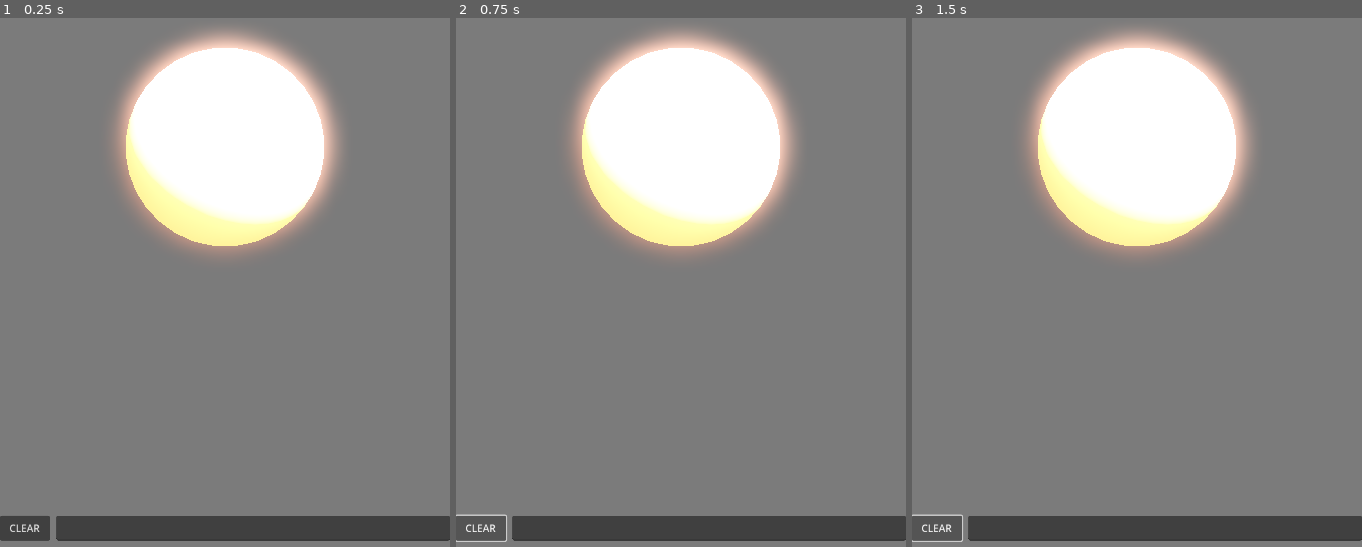
Above: before the commit, frames 1-3 (left to right).
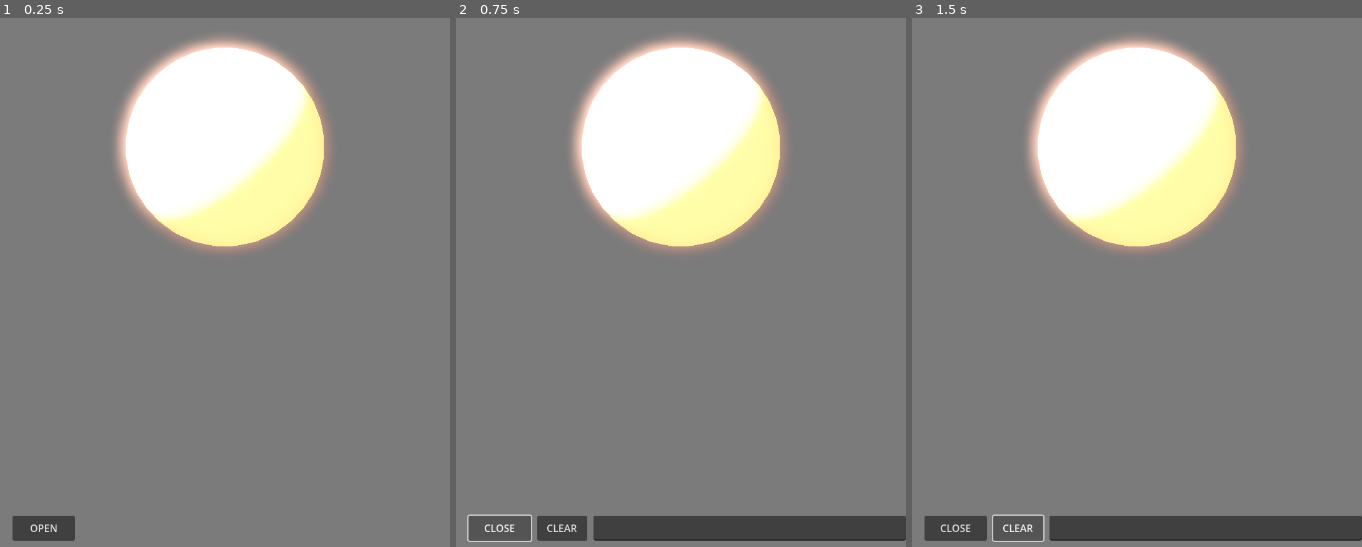
Above: after the commit, the same moments.

Repository: 0-5788719150923125/praxis
Game: Godot game, scene res://scenes/main.tscn
Same seed, same stepped clock (60 frames per second), same inputs: the game is played once before the commit and once after it.
Inputs (mouse positions are in pixels of both pictures, inside the frame that each line leads up to):
- Up to frame 1 (0.25 s): no input
- Up to frame 2 (0.75 s): click (501, 525) at 0.5 s, where only the run after the commit has a clickable "OPEN"
- Up to frame 3 (1.5 s): click "CLEAR" at 1.25 s

The runs differ from the first frame. In frame 1, 11% of the frame differs, in the area x 0-100%, y 2-99%; in frame 2, 7.0%; in frame 3, 7.2%.

Commit message:
save good atom start

Diff:
--- a/axis/scenes/chat_interface.tscn
+++ b/axis/scenes/chat_interface.tscn
@@ -12,6 +12,17 @@
 anchor_bottom = 1.0
 grow_horizontal = 2
 grow_vertical = 2
+
+[node name="ToggleButton" type="Button" parent="."]
+anchors_preset = 2
+anchor_top = 1.0
+anchor_bottom = 1.0
+offset_left = 20.0
+offset_top = -50.0
+offset_right = 120.0
+offset_bottom = -10.0
+grow_vertical = 0
+text = "OPEN"
 
 [node name="UIRoot" type="Control" parent="."]
 layout_mode = 3
@@ -43,6 +54,7 @@
 anchor_top = 1.0
 anchor_right = 1.0
 anchor_bottom = 1.0
+offset_left = 130.0
 offset_top = -50.0
 offset_bottom = -10.0
 grow_horizontal = 2
--- a/axis/scenes/main.tscn
+++ b/axis/scenes/main.tscn
@@ -1,7 +1,8 @@
-[gd_scene load_steps=4 format=3 uid="uid://br51t5kjmr3r2"]
+[gd_scene load_steps=5 format=3 uid="uid://br51t5kjmr3r2"]
 
 [ext_resource type="PackedScene" uid="uid://kkoitcxefsgc" path="res://scenes/chat_interface.tscn" id="1_s1yu4"]
 [ext_resource type="PackedScene" uid="uid://bgo7ackrcjpw3" path="res://scenes/neural_network.tscn" id="2_mdfsc"]
+[ext_resource type="Script" path="res://scripts/orbital_camera.gd" id="3_orbital"]
 
 [sub_resource type="Environment" id="Environment_7l4kd"]
 background_mode = 1
@@ -16,17 +17,34 @@
 
 [node name="Main" type="Node3D"]
 
-[node name="Camera3D" type="Camera3D" parent="."]
+[node name="SubViewportContainer" type="SubViewportContainer" parent="."]
+anchors_preset = 15
+anchor_right = 1.0
+anchor_bottom = 1.0
+grow_horizontal = 2
+grow_vertical = 2
+stretch = true
+
+[node name="SubViewport" type="SubViewport" parent="SubViewportContainer"]
+handle_input_locally = false
+size = Vector2i(720, 1280)
+render_target_update_mode = 4
+
+[node name="Camera3D" type="Camera3D" parent="SubViewportContainer/SubViewport"]
 transform = Transform3D(1, 0, 0, 0, 1, 0, 0, 0, 1, 0, 0, 4)
 current = true
+script = ExtResource("3_orbital")
+orbit_speed = 0.8
+max_zoom = 8.0
+zoom_speed = 0.25
 
-[node name="NeuralNetwork" parent="." instance=ExtResource("2_mdfsc")]
+[node name="NeuralNetwork" parent="SubViewportContainer/SubViewport" instance=ExtResource("2_mdfsc")]
+
+[node name="DirectionalLight3D" type="DirectionalLight3D" parent="SubViewportContainer/SubViewport"]
+transform = Transform3D(0.866025, -0.353553, 0.353553, 0, 0.707107, 0.707107, -0.5, -0.612372, 0.612372, 0, 5, 0)
+shadow_enabled = true
+
+[node name="WorldEnvironment" type="WorldEnvironment" parent="SubViewportContainer/SubViewport"]
+environment = SubResource("Environment_7l4kd")
 
 [node name="ChatInterface" parent="." instance=ExtResource("1_s1yu4")]
-
-[node name="WorldEnvironment" type="WorldEnvironment" parent="."]
-environment = SubResource("Environment_7l4kd")
-
-[node name="DirectionalLight3D" type="DirectionalLight3D" parent="."]
-transform = Transform3D(0.866025, -0.353553, 0.353553, 0, 0.707107, 0.707107, -0.5, -0.612372, 0.612372, 0, 5, 0)
-shadow_enabled = true
--- a/axis/scripts/chat_interface.gd
+++ b/axis/scripts/chat_interface.gd
@@ -13,6 +13,7 @@
 @onready var http_request = $UIRoot/HTTPRequest
 @onready var background_touch = $BackgroundTouch
 @onready var input_container = $UIRoot/InputContainer
+@onready var toggle_button = $ToggleButton
 
 const KEYBOARD_OFFSET = 1000
 const INPUT_MARGIN = 10
@@ -21,13 +22,13 @@
 	_initialize_components()
 	_setup_signals()
 	_setup_layout()
+	# Start with chat interface hidden
+	hide_chat_interface()
 
 func _initialize_components():
 	initial_viewport_height = get_viewport().get_visible_rect().size.y
 	input_field.wrap_mode = TextEdit.LINE_WRAPPING_BOUNDARY
 	input_field.scroll_fit_content_height = true
-
-	# Make sure background touch can receive input
 	background_touch.mouse_filter = Control.MOUSE_FILTER_STOP
 
 func _setup_signals():
@@ -38,6 +39,30 @@
 	input_field.focus_exited.connect(_on_focus_exited)
 	background_touch.gui_input.connect(_on_background_touch)
 	clear_button.pressed.connect(_on_clear_button_pressed)
+	toggle_button.pressed.connect(_on_toggle_button_pressed)
+
+func _on_toggle_button_pressed() -> void:
+	if ui_root.visible:
+		hide_chat_interface()
+	else:
+		show_chat_interface()
+
+func show_chat_interface() -> void:
+	ui_root.show()
+	background_touch.show()
+	toggle_button.text = "CLOSE"
+
+func hide_chat_interface() -> void:
+	ui_root.hide()
+	background_touch.hide()
+	toggle_button.text = "OPEN"
+	# Make sure to release focus when hiding
+	if input_field.has_focus():
+		input_field.release_focus()
+
+func _on_focus_exited() -> void:
+	is_keyboard_visible = false
+	_update_input_position(false)
 
 func _on_clear_button_pressed() -> void:
 	# Clear the conversation history
@@ -74,10 +99,6 @@
 	if OS.has_feature("mobile"):
 		await get_tree().create_timer(0.05).timeout
 		_update_input_position(true)
-
-func _on_focus_exited() -> void:
-	is_keyboard_visible = false
-	_update_input_position(false)
 
 func _on_background_touch(event: InputEvent) -> void:
 	if event is InputEventMouseButton and event.pressed:
--- /dev/null
+++ b/axis/scripts/orbital_camera.gd
@@ -0,0 +1,81 @@
+extends Camera3D
+
+@export var orbit_speed := 1.0
+@export var min_zoom := 2.0
+@export var max_zoom := 10.0
+@export var zoom_speed := 0.5
+@export var initial_distance := 4.0
+
+var orbit_point := Vector3.ZERO
+var camera_distance: float
+var polar_angle: float
+var azimuth_angle: float
+var is_orbiting := false
+var touch_start_position := Vector2.ZERO
+
+func _ready() -> void:
+	# Initialize camera position
+	camera_distance = initial_distance
+	polar_angle = 0.0  # Vertical angle
+	azimuth_angle = 0.0  # Horizontal angle
+	_update_camera_position()
+
+func _input(event: InputEvent) -> void:
+	# Handle mouse input
+	if event is InputEventMouseButton:
+		if event.button_index == MOUSE_BUTTON_LEFT:
+			is_orbiting = event.pressed
+			if is_orbiting:
+				touch_start_position = event.position
+				get_viewport().set_input_as_handled()
+
+	# Handle touch input
+	elif event is InputEventScreenTouch:
+		is_orbiting = event.pressed
+		if is_orbiting:
+			touch_start_position = event.position
+			get_viewport().set_input_as_handled()
+
+	# Handle mouse/touch drag
+	elif (event is InputEventMouseMotion or event is InputEventScreenDrag) and is_orbiting:
+		var delta = event.position - touch_start_position
+		touch_start_position = event.position
+
+		# Invert the deltas to make movement more intuitive
+		# Now dragging right will move the camera right (object appears to move left)
+		# Dragging up will move the camera up (object appears to move down)
+		azimuth_angle += delta.x * orbit_speed * 0.01  # Removed the minus sign
+		polar_angle += delta.y * orbit_speed * 0.01   # Removed the minus sign
+
+		# Clamp polar angle to prevent camera flipping
+		polar_angle = clamp(polar_angle, -PI/2 + 0.1, PI/2 - 0.1)
+
+		_update_camera_position()
+		get_viewport().set_input_as_handled()
+
+	# Handle pinch to zoom on mobile
+	elif event is InputEventMagnifyGesture:
+		camera_distance = clamp(camera_distance / event.factor, min_zoom, max_zoom)
+		_update_camera_position()
+		get_viewport().set_input_as_handled()
+
+	# Handle mouse wheel zoom
+	elif event is InputEventMouseButton:
+		if event.button_index == MOUSE_BUTTON_WHEEL_UP:
+			camera_distance = clamp(camera_distance - zoom_speed, min_zoom, max_zoom)
+			_update_camera_position()
+			get_viewport().set_input_as_handled()
+		elif event.button_index == MOUSE_BUTTON_WHEEL_DOWN:
+			camera_distance = clamp(camera_distance + zoom_speed, min_zoom, max_zoom)
+			_update_camera_position()
+			get_viewport().set_input_as_handled()
+
+func _update_camera_position() -> void:
+	# Convert spherical coordinates to Cartesian
+	var x = camera_distance * cos(polar_angle) * cos(azimuth_angle)
+	var y = camera_distance * sin(polar_angle)
+	var z = camera_distance * cos(polar_angle) * sin(azimuth_angle)
+
+	# Update camera position and look at center
+	position = Vector3(x, y, z)
+	look_at(orbit_point)
